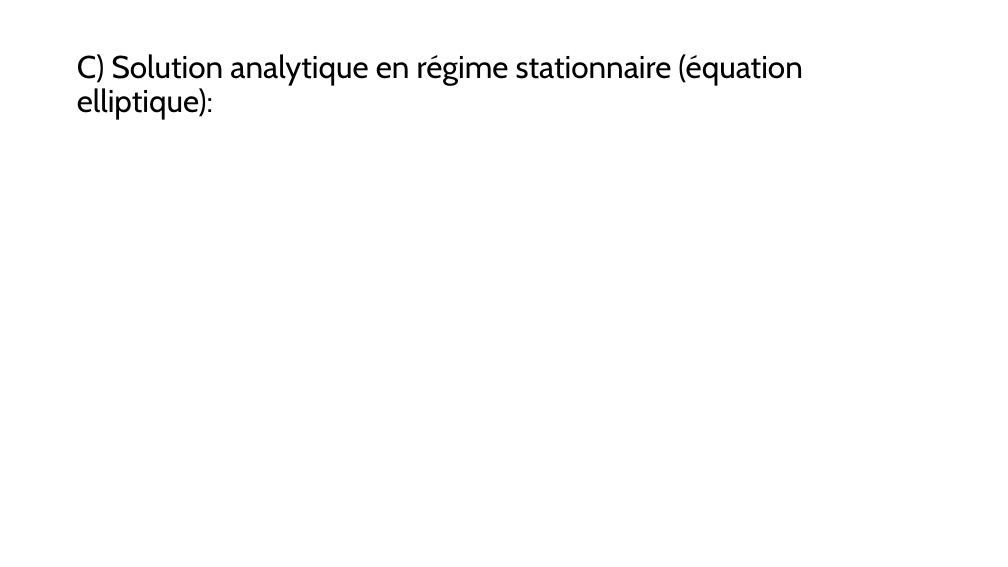
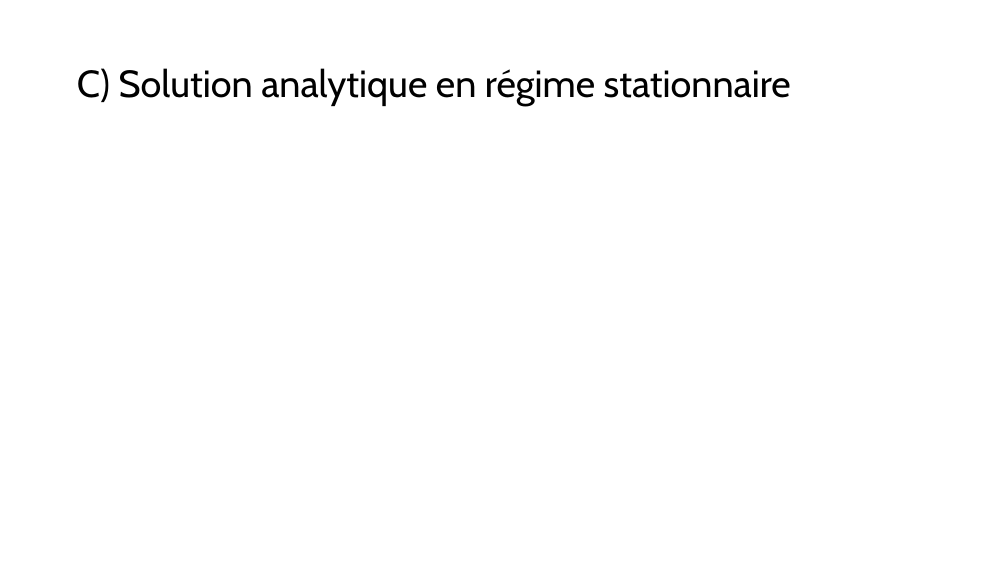
Before and after one commit to mehdibendaya/MEC8211-DEV1, a slide deck: slide 9 of Devoir_1.pptx (slide 10 before the commit). Drawn at 1008x567 pixels with LibreOffice and Linux fonts; fonts in the diff are those of the drawing; grey boxes stand for pictures. Boxes give left, top, right and bottom in pixels: in the first picture for what was removed or moved away, otherwise in the second. Text is boxed around its words. In the diff, an @@ line names an element or a change of style, - is before the commit and + after.

```diff
--- a/Devoir_1.pptx
+++ b/Devoir_1.pptx
@@ title at (77,68,791,106): text changed; size 30 to 36 pt @@
-C) Solution analytique en régime stationnaire (équation elliptique):
+C) Solution analytique en régime stationnaire
```
Also in this commit, not shown: 15 other slides changed, 2 slides added, 7 slides removed.
